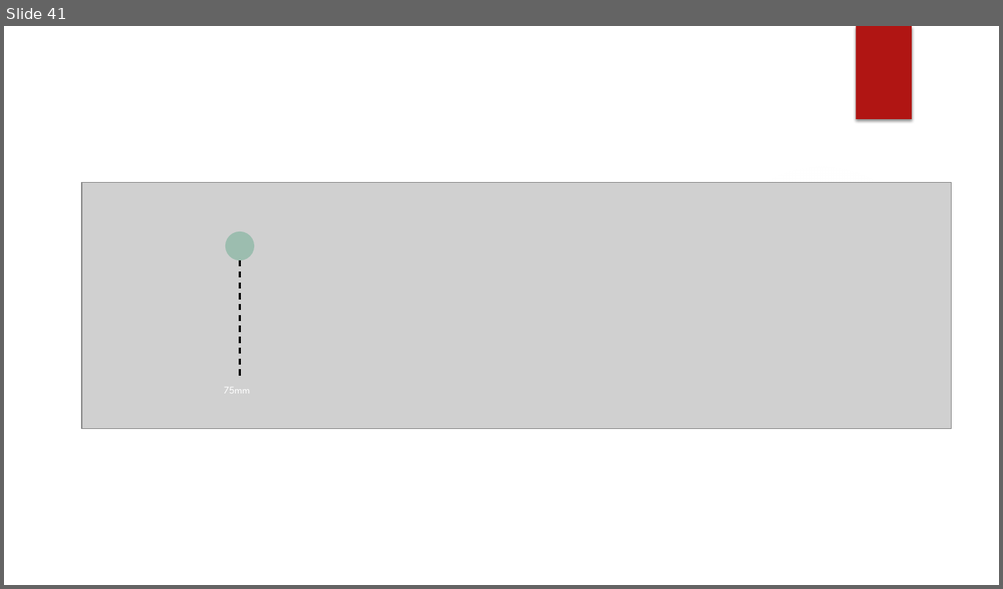
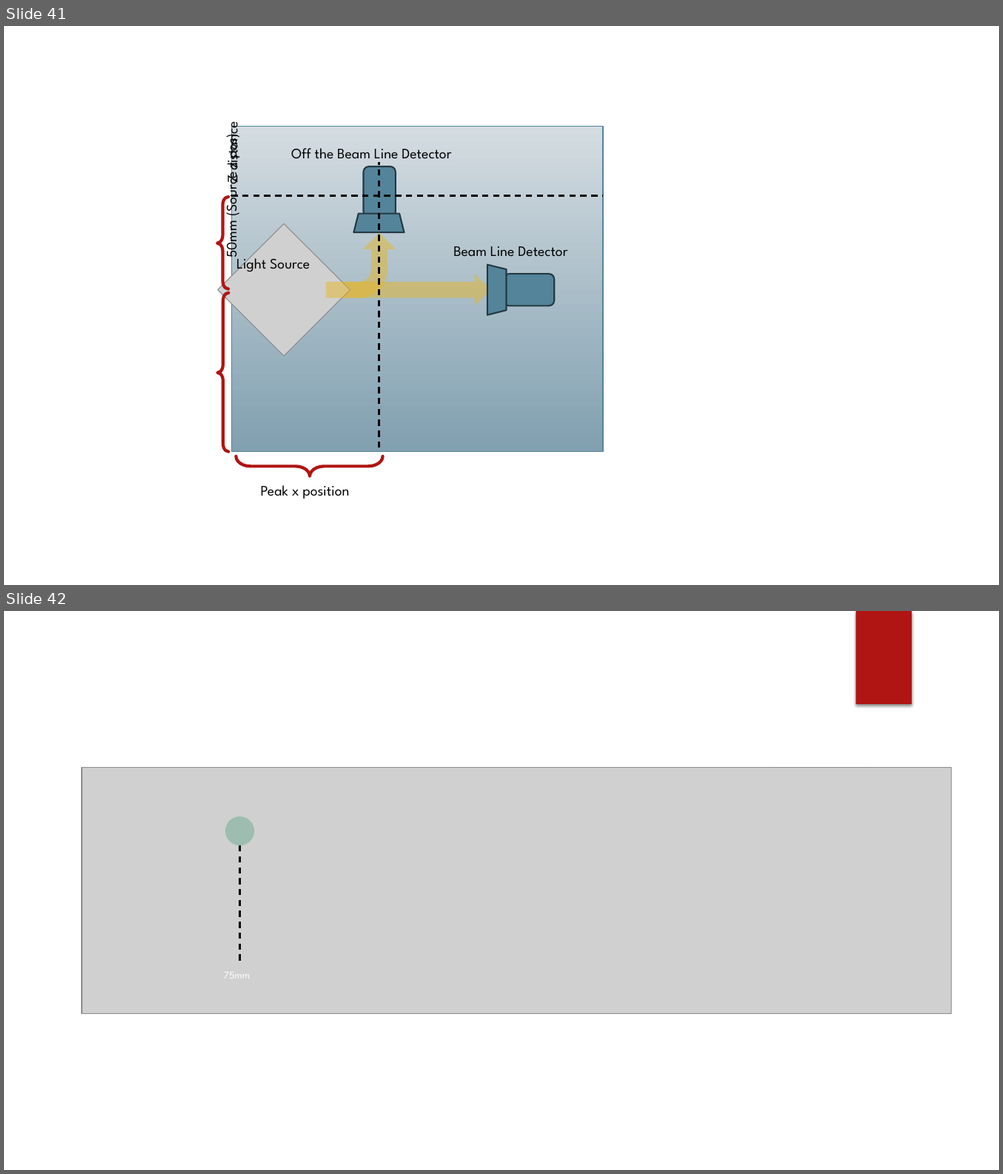
Before and after one commit to KAANVOLKAN05/GPGPU_Research, a slide deck: TurbidityMeterStudy/MonteCarloProj/Presentation for West River.pptx. Shown one above the other, each under a label of ours: slide 41 before the commit, slides 41 and 42 after it. The pictures are 1003x589 and 1003x1174 pixels, drawn with LibreOffice and Linux fonts; fonts in the diff are those of the drawing; grey boxes stand for pictures; background and template pictures are left out. Boxes give left, top, right and bottom in pixels: in the first picture for what was removed or moved away, otherwise in the second. Text is boxed around its words. In the diff, an @@ line names an element or a change of style, - is before the commit and + after.

```diff
--- a/TurbidityMeterStudy/MonteCarloProj/Presentation for West River.pptx
+++ b/TurbidityMeterStudy/MonteCarloProj/Presentation for West River.pptx
@@ slide 41 added at (4, 26, 999, 585), background #FFFFFF @@
@@ group added at (217, 126, 603, 499): 6 texts, 3 left braces, 2 rounded rectangles, 2 trapezoids, 2 lines, 1 rectangle, 1 bent arrow, 1 picture, 1 right arrow @@
+Beam Line Detector
+Off the Beam Line Detector
+Light Source
+Z distance
+Peak x position
+50mm (Source z pos)
@@ what was slide 41 is now slide 42 @@
```
Also in this commit, not shown: 8 slides changed, 1 other file.
